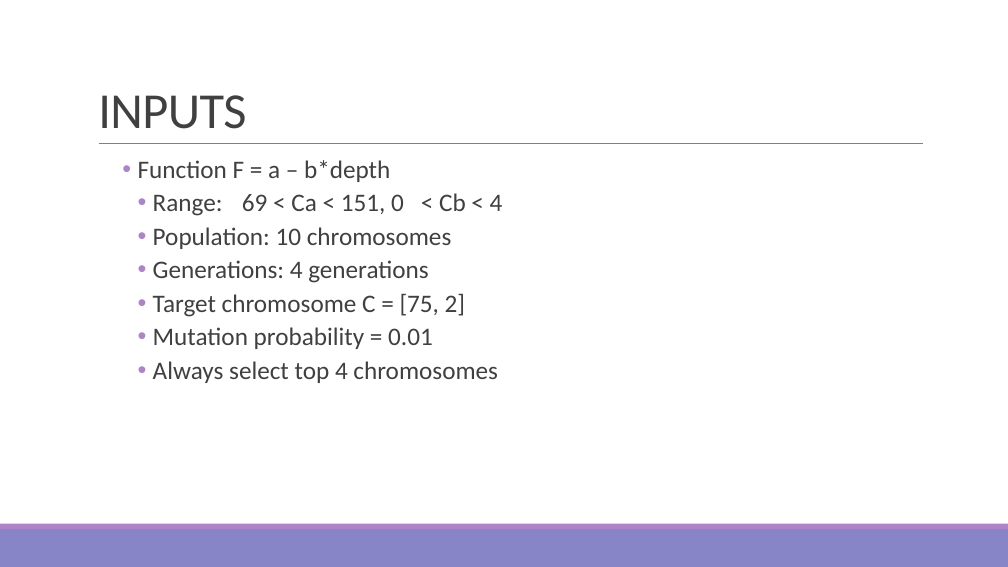
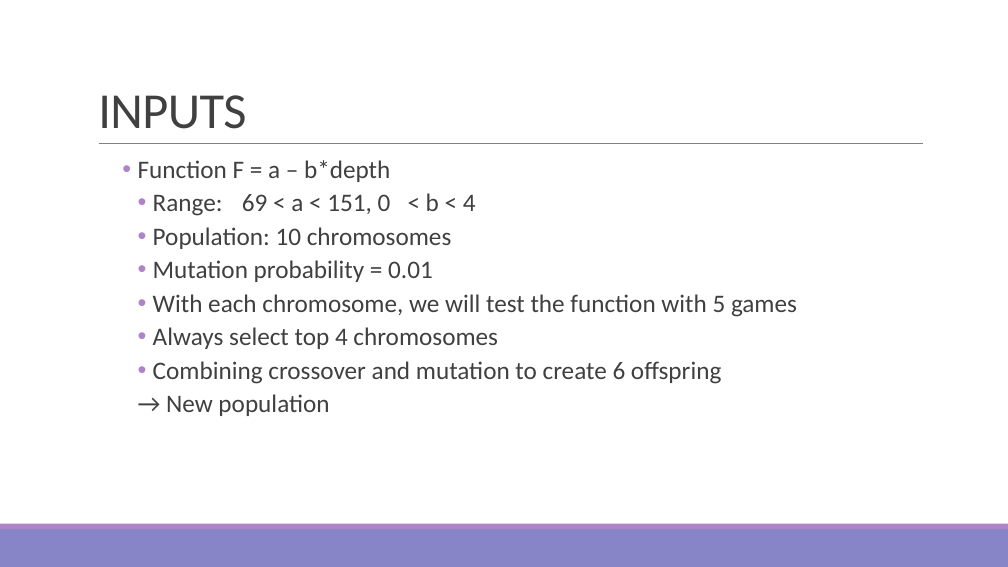
Before and after one commit to hauha46/Sim_Game, a slide deck: slide 6 of SIM GAME_GA.pptx. Drawn at 1008x567 pixels with LibreOffice and Linux fonts; fonts in the diff are those of the drawing. Boxes give left, top, right and bottom in pixels: in the first picture for what was removed or moved away, otherwise in the second. Text is boxed around its words. In the diff, an @@ line names an element or a change of style, - is before the commit and + after.

```diff
--- a/SIM GAME_GA.pptx
+++ b/SIM GAME_GA.pptx
@@ text at (153, 193, 476, 216): text changed @@
-      • Range: 69 < Ca < 151, 0 < Cb < 4
+      • Range: 69 < a < 151, 0 < b < 4
@@ text at (153, 260, 465, 317): paragraphs removed @@
-      • Generations: 4 generations
-      • Target chromosome C = [75, 2]
@@ text at (153, 294, 797, 317): paragraph added @@
+      • With each chromosome, we will test the function with 5 games
@@ text at (153, 361, 721, 416): paragraphs added @@
+      • Combining crossover and mutation to create 6 offspring
+      → New population
```
Also in this commit, not shown: 4 other slides changed, 1 slide removed.
